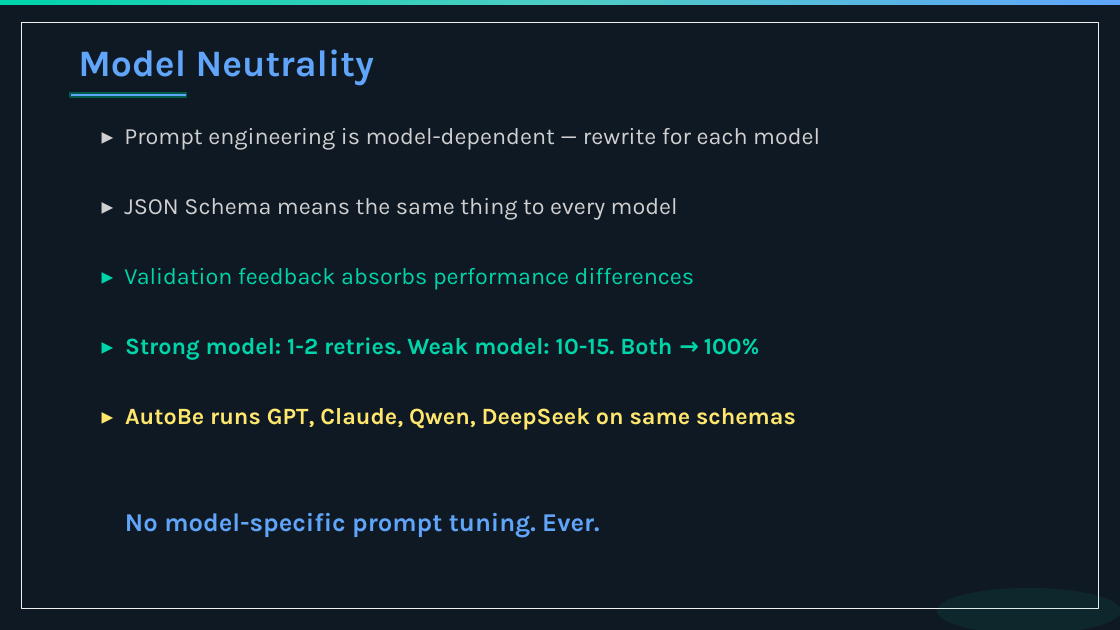
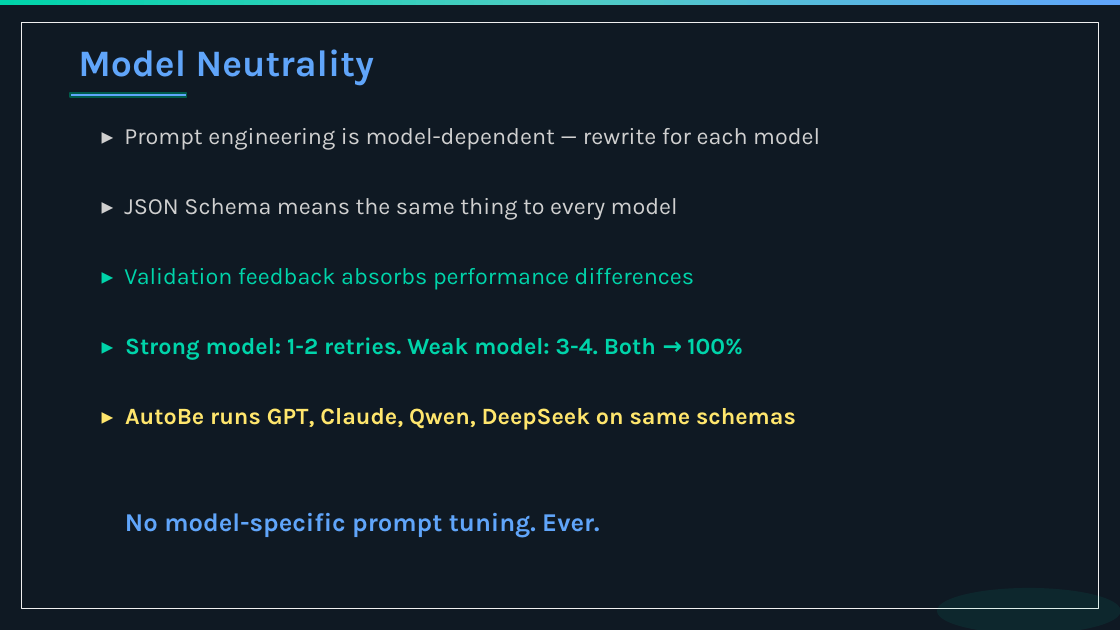
Before and after one commit to ignithex/autobe-llm-agent-code, a slide deck: slide 48 of website/public/seminars/qwen-korea-meetup-20260326.pptx. Drawn at 1120x630 pixels with LibreOffice and Linux fonts; fonts in the diff are those of the drawing. Boxes give left, top, right and bottom in pixels: in the first picture for what was removed or moved away, otherwise in the second. Text is boxed around its words. In the diff, an @@ line names an element or a change of style, - is before the commit and + after.

```diff
--- a/website/public/seminars/qwen-korea-meetup-20260326.pptx
+++ b/website/public/seminars/qwen-korea-meetup-20260326.pptx
@@ text at box(125, 337, 743, 359): text changed @@
-▸ Strong model: 1-2 retries. Weak model: 10-15. Both → 100%
+▸ Strong model: 1-2 retries. Weak model: 3-4. Both → 100%
```
Also in this commit, not shown: 24 other slides changed, 1 other file.
